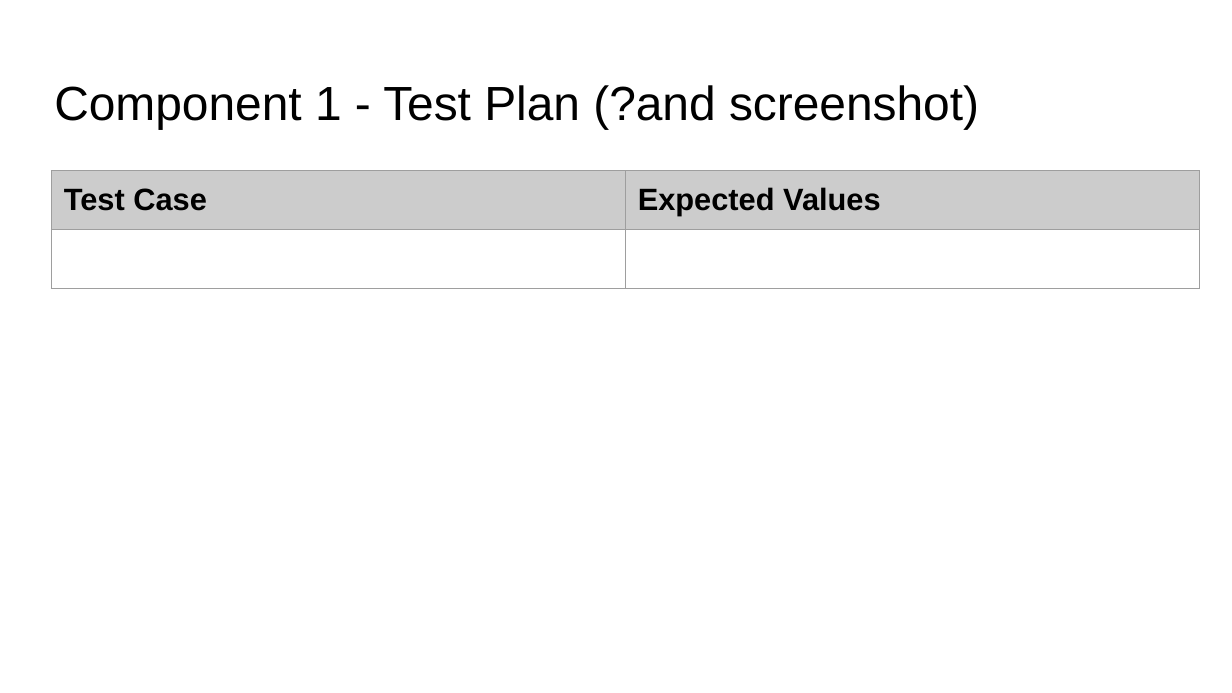
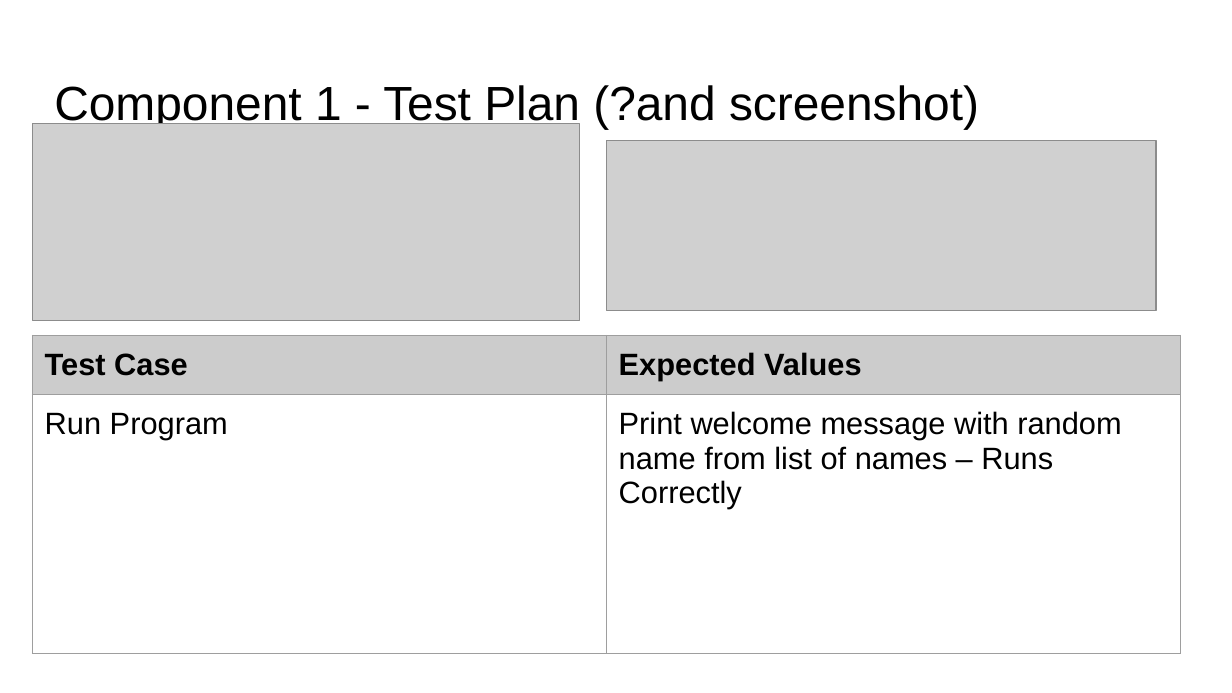
Before and after one commit to boatttt/Pizza_Bot, a slide deck: slide 5 of 022_91893+_+91897+Documentation.pptx. Drawn at 1232x693 pixels with LibreOffice and Linux fonts; fonts in the diff are those of the drawing; grey boxes stand for pictures. Boxes give left, top, right and bottom in pixels: in the first picture for what was removed or moved away, otherwise in the second. Text is boxed around its words. In the diff, an @@ line names an element or a change of style, - is before the commit and + after.

```diff
--- a/022_91893+_+91897+Documentation.pptx
+++ b/022_91893+_+91897+Documentation.pptx
@@ picture added at <box>32,123,579,320</box> @@
@@ picture added at <box>606,140,1156,310</box> @@
@@ table at <box>32,335,1180,655</box> @@
-row 2, column 1: 
+row 2, column 1: Run Program
-row 2, column 2: 
+row 2, column 2: Print welcome message with random name from list of names – Runs Correctly
@@ table: place and size @@
-table at <box>52,171,1200,294</box>
+table at <box>32,335,1180,655</box>
```
Also in this commit, not shown: 2 other slides changed, 8 slides added, 1 slide removed, 4 other files.
